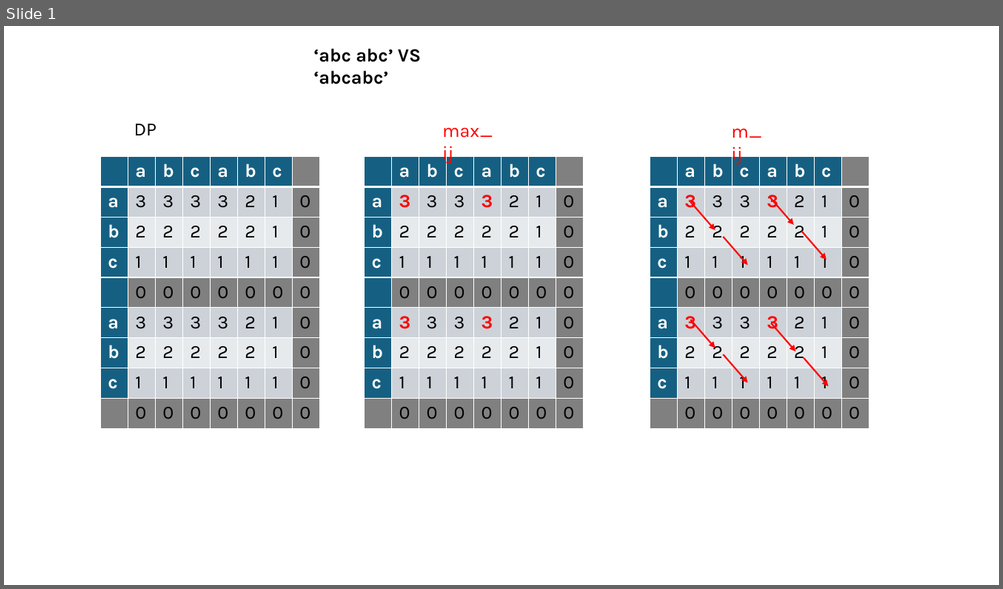
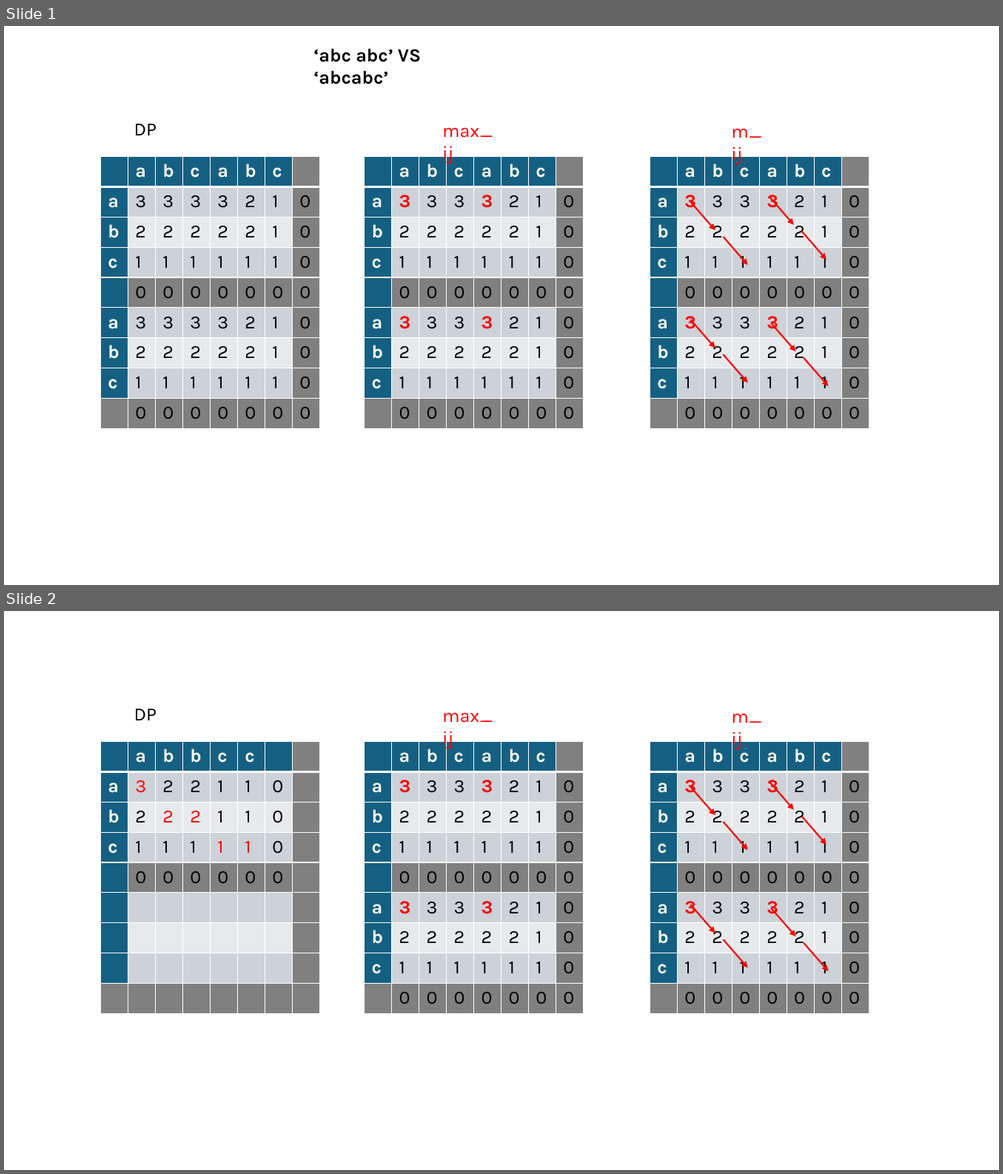
Before and after one commit to bomsoo-kim/text_tools, a slide deck: longest_common_token_subsequence.pptx. Shown one above the other, each under a label of ours: slide 1 before the commit, slides 1 and 2 after it. The pictures are 1003x589 and 1003x1174 pixels, drawn with LibreOffice and Linux fonts; fonts in the diff are those of the drawing. Boxes give left, top, right and bottom in pixels: in the first picture for what was removed or moved away, otherwise in the second. Text is boxed around its words. In the diff, an @@ line names an element or a change of style, - is before the commit and + after.

```diff
--- a/longest_common_token_subsequence.pptx
+++ b/longest_common_token_subsequence.pptx
@@ slide 2 added at (4, 611, 999, 1170), background #FFFFFF @@
@@ text added at (134, 709, 157, 721), 18 pt, text #000000 @@
+DP
@@ text added at (442, 712, 493, 749), 18 pt, text #FF0000 @@
+max_ij
@@ text added at (731, 713, 762, 749), 18 pt, text #FF0000 @@
+m_ij
@@ table added at (100, 741, 321, 1014), 9 rows, 8 columns @@
+ | a | b | b | c | c |  | 
+a | 3 | 2 | 2 | 1 | 1 | 0 | 
+b | 2 | 2 | 2 | 1 | 1 | 0 | 
+c | 1 | 1 | 1 | 1 | 1 | 0 | 
+ | 0 | 0 | 0 | 0 | 0 | 0 | 
+ |  |  |  |  |  |  | 
+ |  |  |  |  |  |  | 
+ |  |  |  |  |  |  | 
+ |  |  |  |  |  |  | 
@@ table added at (364, 741, 585, 1014), 9 rows, 8 columns @@
+ | a | b | c | a | b | c | 
+a | 3 | 3 | 3 | 3 | 2 | 1 | 0
+b | 2 | 2 | 2 | 2 | 2 | 1 | 0
+c | 1 | 1 | 1 | 1 | 1 | 1 | 0
+ | 0 | 0 | 0 | 0 | 0 | 0 | 0
+a | 3 | 3 | 3 | 3 | 2 | 1 | 0
+b | 2 | 2 | 2 | 2 | 2 | 1 | 0
+c | 1 | 1 | 1 | 1 | 1 | 1 | 0
+ | 0 | 0 | 0 | 0 | 0 | 0 | 0
@@ table added at (649, 741, 871, 1014), 9 rows, 8 columns @@
+ | a | b | c | a | b | c | 
+a | 3 | 3 | 3 | 3 | 2 | 1 | 0
+b | 2 | 2 | 2 | 2 | 2 | 1 | 0
+c | 1 | 1 | 1 | 1 | 1 | 1 | 0
+ | 0 | 0 | 0 | 0 | 0 | 0 | 0
+a | 3 | 3 | 3 | 3 | 2 | 1 | 0
+b | 2 | 2 | 2 | 2 | 2 | 1 | 0
+c | 1 | 1 | 1 | 1 | 1 | 1 | 0
+ | 0 | 0 | 0 | 0 | 0 | 0 | 0
@@ arrow added from (691, 787) to (715, 815), #FF0000 1.5 pt @@
@@ arrow added from (768, 782) to (794, 810), #FF0000 1.5 pt @@
@@ arrow added from (723, 822) to (748, 851), #FF0000 1.5 pt @@
@@ arrow added from (802, 816) to (826, 845), #FF0000 1.5 pt @@
@@ arrow added from (691, 905) to (715, 934), #FF0000 1.5 pt @@
@@ arrow added from (771, 908) to (796, 937), #FF0000 1.5 pt @@
@@ arrow added from (723, 940) to (748, 968), #FF0000 1.5 pt @@
@@ arrow added from (804, 943) to (828, 971), #FF0000 1.5 pt @@
```
Also in this commit, not shown: 2 other files.
